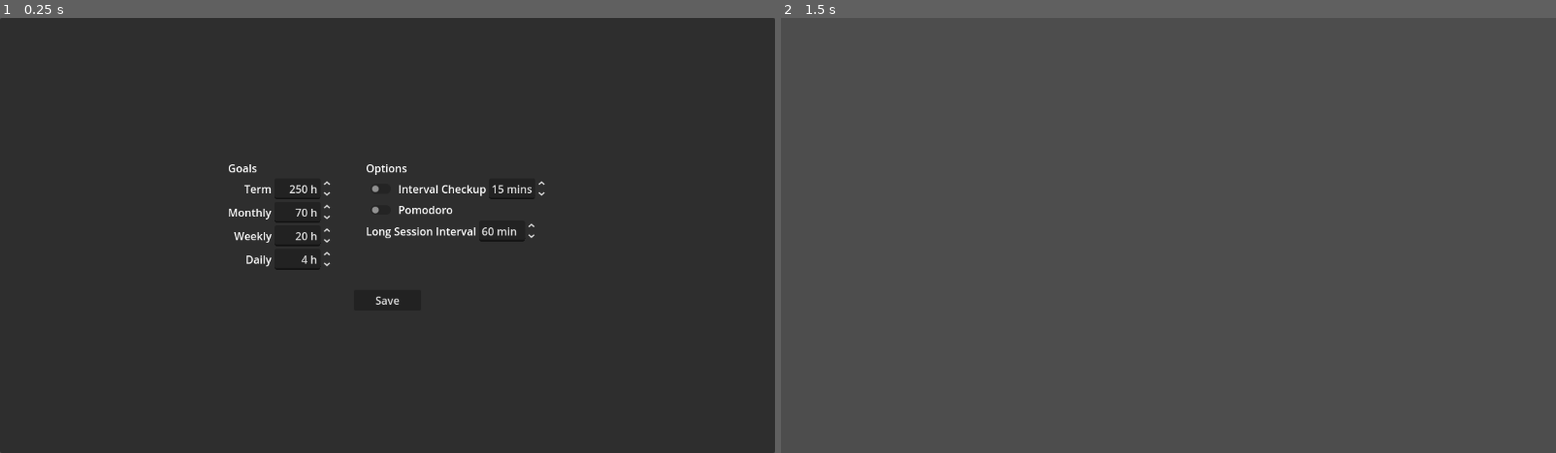
Above: before the commit, frames 1-2 (left to right).
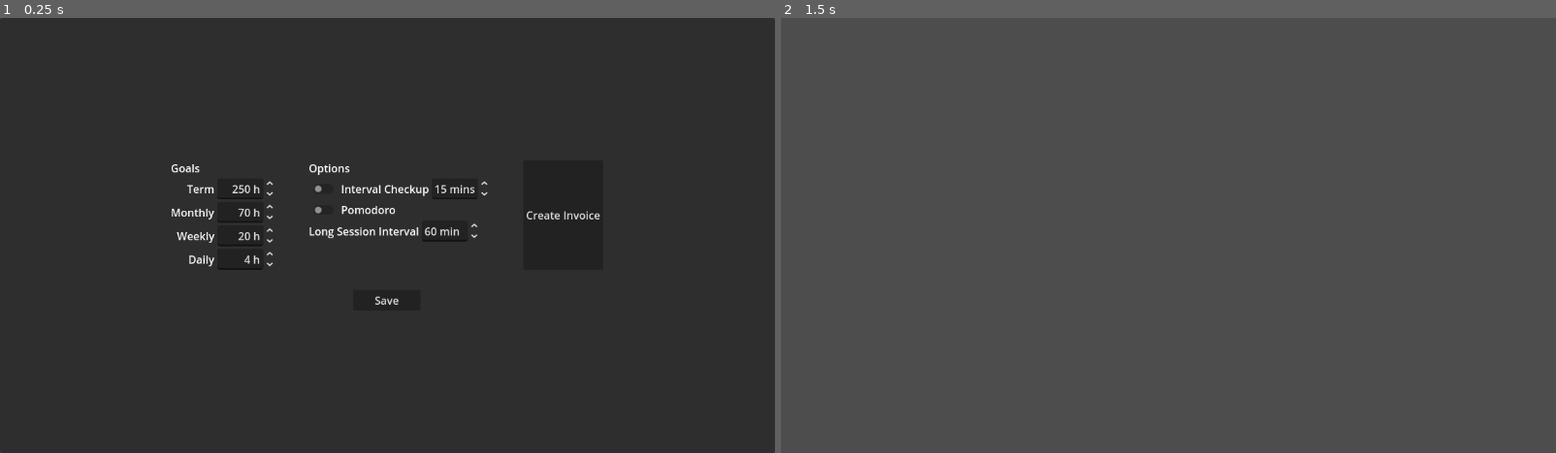
Above: after the commit, the same moments.

Repository: MrSluginator/WorkTimer
Game: Godot game, scene res://scenes/options_menu.tscn
Two runs of this game, one before a commit and one after it. Both use one fixed random seed, a clock stepped at 60 frames per second and the inputs below. This scene is started directly instead of the project's main scene.
Inputs:
- Up to frame 1 (0.25 s): no input
- Up to frame 2 (1.5 s): click "Save" at 0.5 s; tap Enter at 1.25 s

The runs differ from the first frame. In frame 1, 1.9% of the frame differs, in the area x 22-78%, y 33-66%; in frame 2, nothing differs.

Commit message:
Added invoice tool
Allows user to create a simple table of date, hours, work
for all tasks within the past month. Still missing flexible
duration functionality.

Diff:
--- /dev/null
+++ b/scenes/invoice_menu.tscn
@@ -0,0 +1,162 @@
+[gd_scene load_steps=5 format=3 uid="uid://c1bqlj4ra0qlu"]
+
+[ext_resource type="Script" uid="uid://cqo24fis73jyy" path="res://scripts/invoice_menu.gd" id="1_a44co"]
+[ext_resource type="Texture2D" uid="uid://b3mpl8a3f2ch8" path="res://assets/Pi7_angle-left.png" id="2_cdetr"]
+[ext_resource type="Texture2D" uid="uid://fl18prknidcm" path="res://assets/Pi7_angle-right.png" id="3_jcfwv"]
+
+[sub_resource type="GDScript" id="GDScript_ntdgr"]
+script/source = "extends Button
+"
+
+[node name="InvoiceMenu" type="PanelContainer"]
+anchors_preset = 15
+anchor_right = 1.0
+anchor_bottom = 1.0
+grow_horizontal = 2
+grow_vertical = 2
+script = ExtResource("1_a44co")
+
+[node name="CenterContainer" type="CenterContainer" parent="."]
+layout_mode = 2
+
+[node name="MakeEntry" type="VBoxContainer" parent="CenterContainer"]
+unique_name_in_owner = true
+visible = false
+layout_mode = 2
+
+[node name="HBoxContainer2" type="HBoxContainer" parent="CenterContainer/MakeEntry"]
+layout_mode = 2
+
+[node name="Date" type="Label" parent="CenterContainer/MakeEntry/HBoxContainer2"]
+unique_name_in_owner = true
+layout_mode = 2
+text = "DATE"
+
+[node name="Summary" type="TextEdit" parent="CenterContainer/MakeEntry"]
+unique_name_in_owner = true
+custom_minimum_size = Vector2(400, 200)
+layout_mode = 2
+placeholder_text = "Summary of work done..."
+wrap_mode = 1
+
+[node name="HBoxContainer" type="HBoxContainer" parent="CenterContainer/MakeEntry"]
+custom_minimum_size = Vector2(0, 40)
+layout_mode = 2
+alignment = 1
+
+[node name="PrevDay" type="Button" parent="CenterContainer/MakeEntry/HBoxContainer"]
+unique_name_in_owner = true
+custom_minimum_size = Vector2(40, 0)
+layout_mode = 2
+icon = ExtResource("2_cdetr")
+expand_icon = true
+script = SubResource("GDScript_ntdgr")
+
+[node name="Done" type="Button" parent="CenterContainer/MakeEntry/HBoxContainer"]
+layout_mode = 2
+text = "Complete"
+
+[node name="NextDay" type="Button" parent="CenterContainer/MakeEntry/HBoxContainer"]
+unique_name_in_owner = true
+custom_minimum_size = Vector2(40, 40)
+layout_mode = 2
+icon = ExtResource("3_jcfwv")
+expand_icon = true
+
+[node name="PickDuration" type="VBoxContainer" parent="CenterContainer"]
+unique_name_in_owner = true
+layout_mode = 2
+theme_override_constants/separation = 30
+
+[node name="HBoxContainer" type="HBoxContainer" parent="CenterContainer/PickDuration"]
+layout_mode = 2
+alignment = 2
+
+[node name="Label" type="Label" parent="CenterContainer/PickDuration/HBoxContainer"]
+layout_mode = 2
+text = "Start Date"
+
+[node name="VBoxContainer" type="VBoxContainer" parent="CenterContainer/PickDuration/HBoxContainer"]
+layout_mode = 2
+
+[node name="Label" type="Label" parent="CenterContainer/PickDuration/HBoxContainer/VBoxContainer"]
+layout_mode = 2
+text = "Year"
+
+[node name="StartYear" type="SpinBox" parent="CenterContainer/PickDuration/HBoxContainer/VBoxContainer"]
+unique_name_in_owner = true
+layout_mode = 2
+
+[node name="VBoxContainer2" type="VBoxContainer" parent="CenterContainer/PickDuration/HBoxContainer"]
+layout_mode = 2
+
+[node name="Label" type="Label" parent="CenterContainer/PickDuration/HBoxContainer/VBoxContainer2"]
+layout_mode = 2
+text = "Month"
+
+[node name="StartMonth" type="SpinBox" parent="CenterContainer/PickDuration/HBoxContainer/VBoxContainer2"]
+unique_name_in_owner = true
+layout_mode = 2
+
+[node name="VBoxContainer3" type="VBoxContainer" parent="CenterContainer/PickDuration/HBoxContainer"]
+layout_mode = 2
+
+[node name="Label" type="Label" parent="CenterContainer/PickDuration/HBoxContainer/VBoxContainer3"]
+layout_mode = 2
+text = "Day"
+
+[node name="StartDay" type="SpinBox" parent="CenterContainer/PickDuration/HBoxContainer/VBoxContainer3"]
+unique_name_in_owner = true
+layout_mode = 2
+
+[node name="HBoxContainer2" type="HBoxContainer" parent="CenterContainer/PickDuration"]
+layout_mode = 2
+alignment = 2
+
+[node name="Label" type="Label" parent="CenterContainer/PickDuration/HBoxContainer2"]
+layout_mode = 2
+text = "End Date"
+
+[node name="VBoxContainer" type="VBoxContainer" parent="CenterContainer/PickDuration/HBoxContainer2"]
+layout_mode = 2
+
+[node name="Label" type="Label" parent="CenterContainer/PickDuration/HBoxContainer2/VBoxContainer"]
+layout_mode = 2
+text = "Year"
+
+[node name="EndYear" type="SpinBox" parent="CenterContainer/PickDuration/HBoxContainer2/VBoxContainer"]
+unique_name_in_owner = true
+layout_mode = 2
+
+[node name="VBoxContainer2" type="VBoxContainer" parent="CenterContainer/PickDuration/HBoxContainer2"]
+layout_mode = 2
+
+[node name="Label" type="Label" parent="CenterContainer/PickDuration/HBoxContainer2/VBoxContainer2"]
+layout_mode = 2
+text = "Month"
+
+[node name="EndMonth" type="SpinBox" parent="CenterContainer/PickDuration/HBoxContainer2/VBoxContainer2"]
+unique_name_in_owner = true
+layout_mode = 2
+
+[node name="VBoxContainer3" type="VBoxContainer" parent="CenterContainer/PickDuration/HBoxContainer2"]
+layout_mode = 2
+
+[node name="Label" type="Label" parent="CenterContainer/PickDuration/HBoxContainer2/VBoxContainer3"]
+layout_mode = 2
+text = "Day"
+
+[node name="EndDay" type="SpinBox" parent="CenterContainer/PickDuration/HBoxContainer2/VBoxContainer3"]
+unique_name_in_owner = true
+layout_mode = 2
+
+[node name="CreateInvoice" type="Button" parent="CenterContainer/PickDuration"]
+layout_mode = 2
+size_flags_horizontal = 4
+size_flags_vertical = 4
+text = "Create invoice"
+
+[connection signal="pressed" from="CenterContainer/MakeEntry/HBoxContainer/PrevDay" to="." method="_on_prev_day_pressed"]
+[connection signal="pressed" from="CenterContainer/MakeEntry/HBoxContainer/Done" to="." method="_on_done_pressed"]
+[connection signal="pressed" from="CenterContainer/MakeEntry/HBoxContainer/NextDay" to="." method="_on_next_day_pressed"]
+[connection signal="pressed" from="CenterContainer/PickDuration/CreateInvoice" to="." method="_on_create_invoice_pressed"]
--- a/scenes/options_menu.tscn
+++ b/scenes/options_menu.tscn
@@ -193,6 +193,10 @@
 alignment = 2
 suffix = "mins"
 custom_arrow_step = 1.0
+
+[node name="CreateInvoice" type="Button" parent="CenterContainer/VBoxContainer/HBoxContainer"]
+layout_mode = 2
+text = "Create Invoice"
 
 [node name="Save" type="Button" parent="CenterContainer/VBoxContainer"]
 custom_minimum_size = Vector2(100, 0)
@@ -210,4 +214,5 @@
 [connection signal="value_changed" from="CenterContainer/VBoxContainer/HBoxContainer/VBoxContainer/VBoxContainer/PomodoroOptions/VBoxContainer/HBoxContainer/FocusDuration" to="." method="_on_focus_duration_value_changed"]
 [connection signal="value_changed" from="CenterContainer/VBoxContainer/HBoxContainer/VBoxContainer/VBoxContainer/PomodoroOptions/VBoxContainer/HBoxContainer2/BreakDuration" to="." method="_on_break_duration_value_changed"]
 [connection signal="value_changed" from="CenterContainer/VBoxContainer/HBoxContainer/VBoxContainer/LongSessionInterval/SessionInterval" to="." method="_on_session_interval_value_changed"]
+[connection signal="pressed" from="CenterContainer/VBoxContainer/HBoxContainer/CreateInvoice" to="." method="_on_create_invoice_pressed"]
 [connection signal="pressed" from="CenterContainer/VBoxContainer/Save" to="." method="_on_save_pressed"]
--- /dev/null
+++ b/scripts/invoice_menu.gd
@@ -0,0 +1,138 @@
+extends PanelContainer
+
+var current:Date
+var invoice:Dictionary = {}
+var tasks:Array = []
+var hours:float = 0
+
+var start_date:Date
+var end_date:Date
+
+var filename = OS.get_system_dir(OS.SYSTEM_DIR_DOWNLOADS)+"/invoice.csv"
+
+func _on_create_invoice_pressed() -> void:
+	start_date = Date.new()
+	if start_date.day < 14:
+		start_date.increment_month(false)
+	start_date.day = 1
+	end_date = Date.new(start_date.day, start_date.month, start_date.year)
+	end_date.increment_month(true)
+	end_date.increment_day(false)
+	current = start_date
+
+	var has_entries = false
+	while (not has_entries):
+		print("looking at entries for " + str(current.day) + " " + str(current.month))
+		for entry in Data.entries:
+			var time = Time.get_datetime_dict_from_datetime_string(entry[1], false)
+			if time["year"] == current.year and time["month"] == current.month and time["day"] == current.day:
+				has_entries = true
+				break
+
+		if (not has_entries):
+			current.increment_day(true)
+
+	%Date.text = current.join_formats([current.format_year(4), current.format_month(2), current.format_day(2)])
+	%Summary.text = ""
+	for entry:Array in Data.entries:
+		var time = Time.get_datetime_dict_from_datetime_string(entry[1], false)
+		if time["year"] == current.year and time["month"] == current.month and time["day"] == current.day:
+			tasks.append(entry)
+			hours += float(entry[2])/60
+
+			for i in range(3, entry.size()):
+				%Summary.text += entry[i] + str(" | ")
+
+	%PrevDay.disabled = true
+	%PickDuration.visible = false
+	%MakeEntry.visible = true
+
+func _on_done_pressed() -> void:
+	save_entries()
+	print("queue free")
+	queue_free()
+
+func save_entries() -> void:
+	var file = FileAccess.open(filename, FileAccess.WRITE)
+	if (not file):
+		print("could not open file " + filename)
+
+	var total_time:float = 0.0
+	var extra_time:float = 0.0
+	for entry in invoice.values():
+		total_time += float(entry[1])
+		var whole:int = int(float(entry[1]) * 4)
+		extra_time += float(entry[1]) * 4 - whole
+		if extra_time >= 1:
+			whole += 1
+			extra_time -= 1
+		entry[1] = str(float(whole) / 4)
+		file.store_csv_line(entry)
+
+	file.store_string(str(total_time))
+	print("saved invoice to" + str(filename))
+	file.close()
+
+func _on_prev_day_pressed() -> void:
+	invoice[current.day] = [%Date.text, hours, %Summary.text]
+
+	var has_entries = false
+	while (not has_entries):
+		current.increment_day(false)
+		for entry in Data.entries:
+			var time = Time.get_datetime_dict_from_datetime_string(entry[1], false)
+			if time["year"] == current.year and time["month"] == current.month and time["day"] == current.day:
+				has_entries = true
+				break
+			if time["year"] <= current.year and time["month"] < current.month:
+				%PrevDay.disabled = true
+				return
+
+	hours = 0
+	tasks = []
+	%Summary.text = ""
+	%Date.text = current.join_formats([current.format_year(4), current.format_month(2), current.format_day(2)])
+	for entry in Data.entries:
+		var time = Time.get_datetime_dict_from_datetime_string(entry[1], false)
+		if time["year"] == current.year and time["month"] == current.month and time["day"] == current.day:
+			tasks.append(entry)
+			hours += float(entry[2])/60
+
+			for i in range(3, entry.size()):
+				%Summary.text += entry[i] + str(" | ")
+
+	%NextDay.disabled = false
+	if current.day == 1:
+		%PrevDay.disabled = true
+
+func _on_next_day_pressed() -> void:
+	invoice[current.day] = [%Date.text, hours, %Summary.text]
+
+	var has_entries = false
+	while (not has_entries):
+		current.increment_day(true)
+		for entry in Data.entries:
+			var time = Time.get_datetime_dict_from_datetime_string(entry[1], false)
+			if time["year"] == current.year and time["month"] == current.month and time["day"] == current.day:
+				has_entries = true
+				break
+			if time["year"] >= current.year and time["month"] > current.month:
+				%NextDay.disabled = true
+				return
+
+	hours = 0
+	tasks = []
+	%Date.text = current.join_formats([current.format_year(4), current.format_month(2), current.format_day(2)])
+	%Summary.text = ""
+	for entry in Data.entries:
+		var time = Time.get_datetime_dict_from_datetime_string(entry[1], false)
+		if time["year"] == current.year and time["month"] == current.month and time["day"] == current.day:
+			tasks.append(entry)
+			hours += float(entry[2])/60
+
+			for i in range(3, entry.size()):
+				%Summary.text += entry[i] + str(" | ")
+
+	%PrevDay.disabled = false
+	if current.day == current.get_days_in_month():
+		%NextDay.disabled = true
--- a/scripts/options_menu.gd
+++ b/scripts/options_menu.gd
@@ -56,3 +56,9 @@
 
 func _on_save_pressed() -> void:
 	queue_free()
+
+var invoice_menu_scene:PackedScene = load("res://scenes/invoice_menu.tscn")
+
+func _on_create_invoice_pressed() -> void:
+	var invoice_menu:Node = invoice_menu_scene.instantiate()
+	add_child(invoice_menu)
Not shown, added: scripts/invoice_menu.gd.uid
